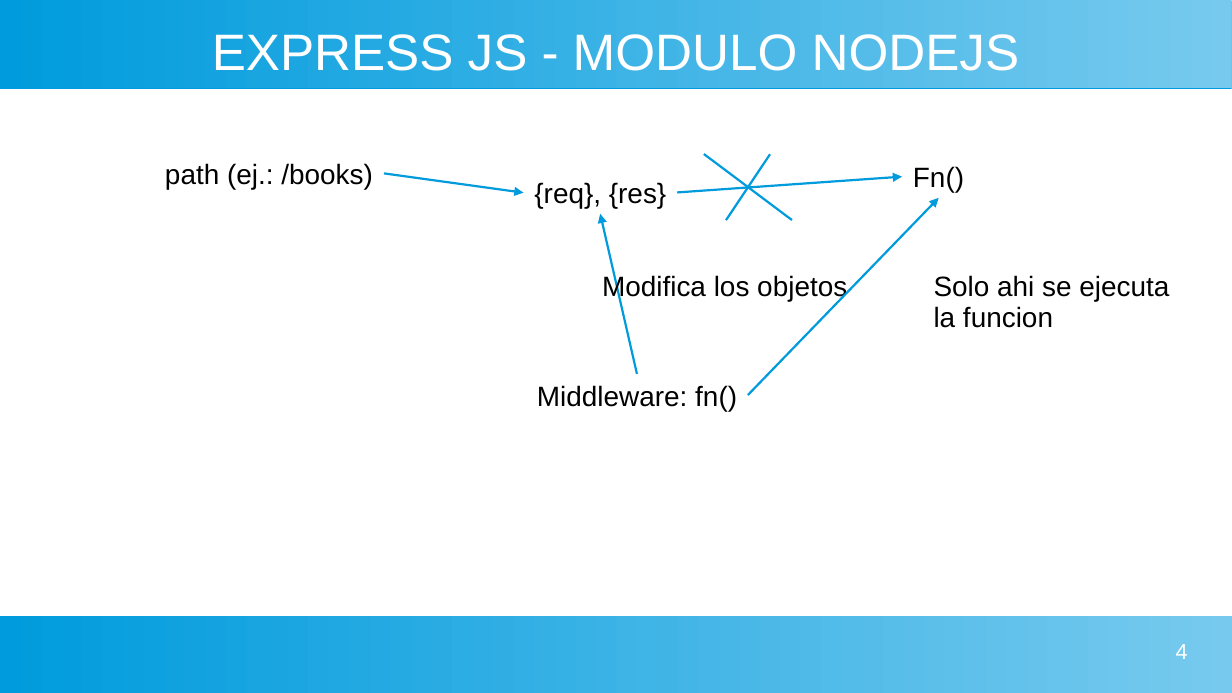
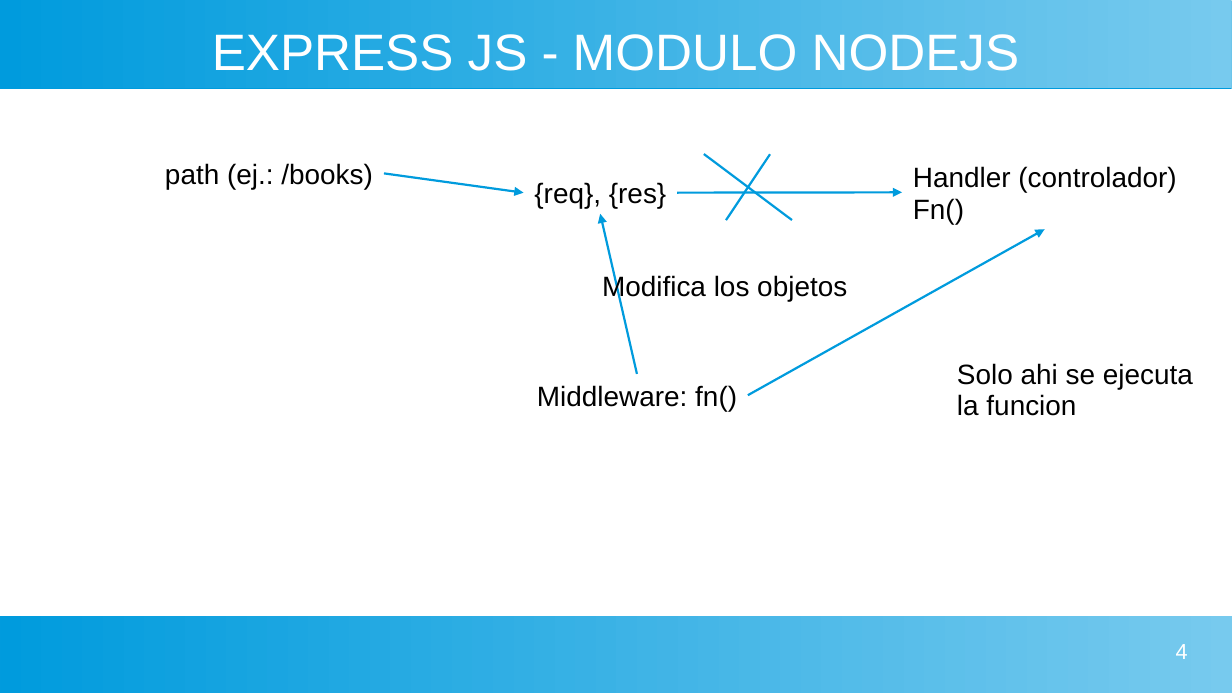
Before and after one commit to rdmadeira/nodejs-backend, a slide deck: slide 4 of ExpressJs.ppt. Drawn at 1232x693 pixels with LibreOffice and Linux fonts; fonts in the diff are those of the drawing. Boxes give left, top, right and bottom in pixels: in the first picture for what was removed or moved away, otherwise in the second. Text is boxed around its words. In the diff, an @@ line names an element or a change of style, - is before the commit and + after.

```diff
--- a/ExpressJs.ppt
+++ b/ExpressJs.ppt
@@ text at [913,166,1176,193]: paragraph added @@
+Handler (controlador)
@@ arrow moved from (677, 192) - (902, 177) to (677, 192) - (902, 192) @@
@@ arrow moved from (748, 396) - (939, 198) to (748, 396) - (1045, 229) @@
@@ text "Solo ahi se ejecuta": place and size @@
-text "Solo ahi se ejecuta" at [934,275,1169,328]
+text "Solo ahi se ejecuta" at [957,363,1193,416]
```
Also in this commit, not shown: 1 slide added, 2 other files.
